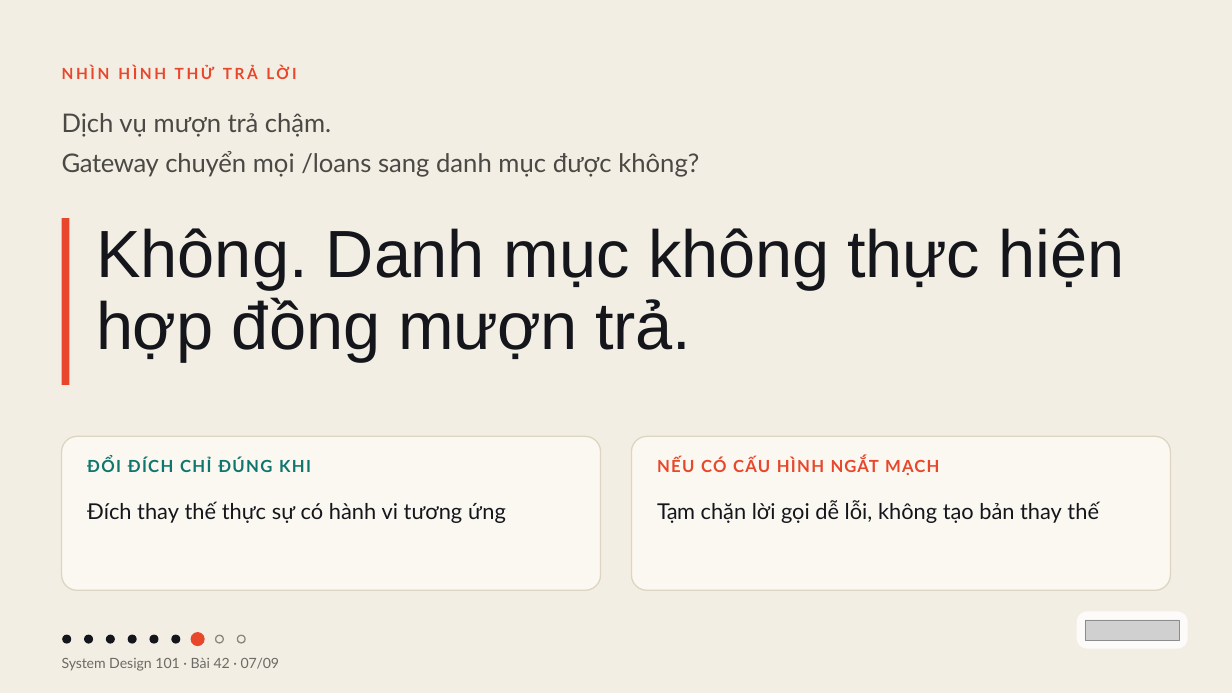
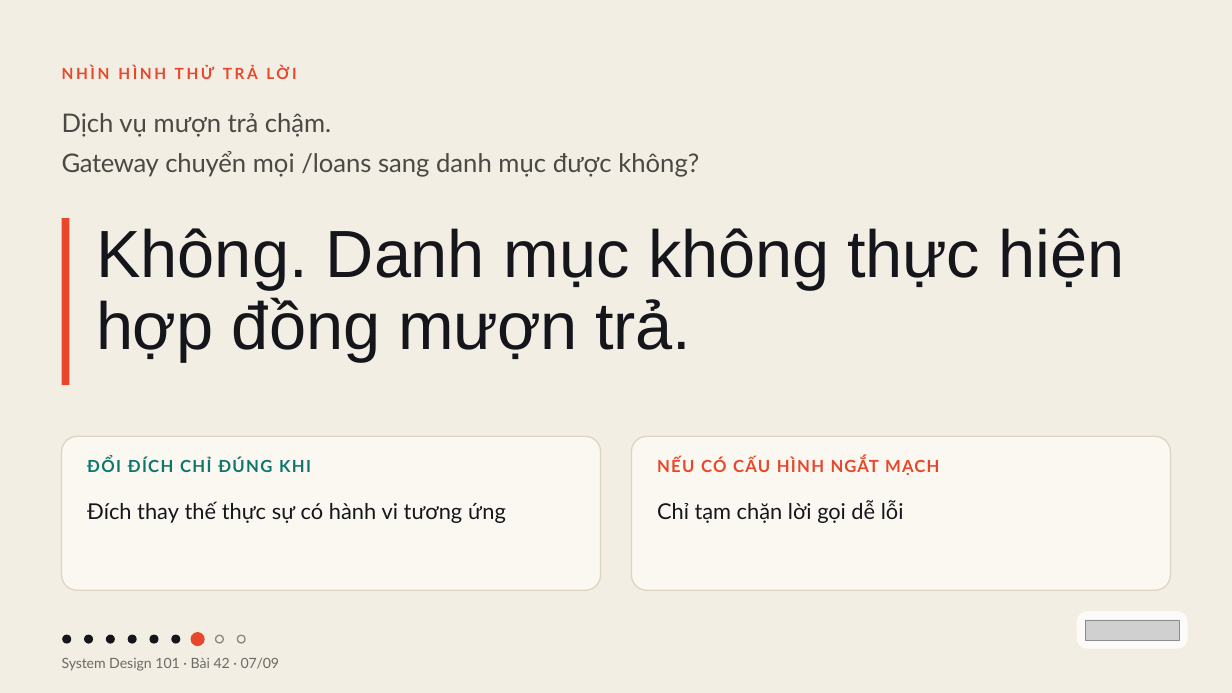
Before and after one commit to vohoailinh90/tool-marketing-studio, a slide deck: slide 7 of system-design-101/vi/lessons/sd-01-042/slides/sd-01-042.pptx. Drawn at 1232x693 pixels with LibreOffice and Linux fonts; fonts in the diff are those of the drawing; grey boxes stand for pictures. Boxes give left, top, right and bottom in pixels: in the first picture for what was removed or moved away, otherwise in the second. Text is boxed around its words. In the diff, an @@ line names an element or a change of style, - is before the commit and + after.

```diff
--- a/system-design-101/vi/lessons/sd-01-042/slides/sd-01-042.pptx
+++ b/system-design-101/vi/lessons/sd-01-042/slides/sd-01-042.pptx
@@ text at (657, 500, 904, 523): text changed @@
-Tạm chặn lời gọi dễ lỗi, không tạo bản thay thế
+Chỉ tạm chặn lời gọi dễ lỗi
```
Also in this commit, not shown: 3 other slides changed.
